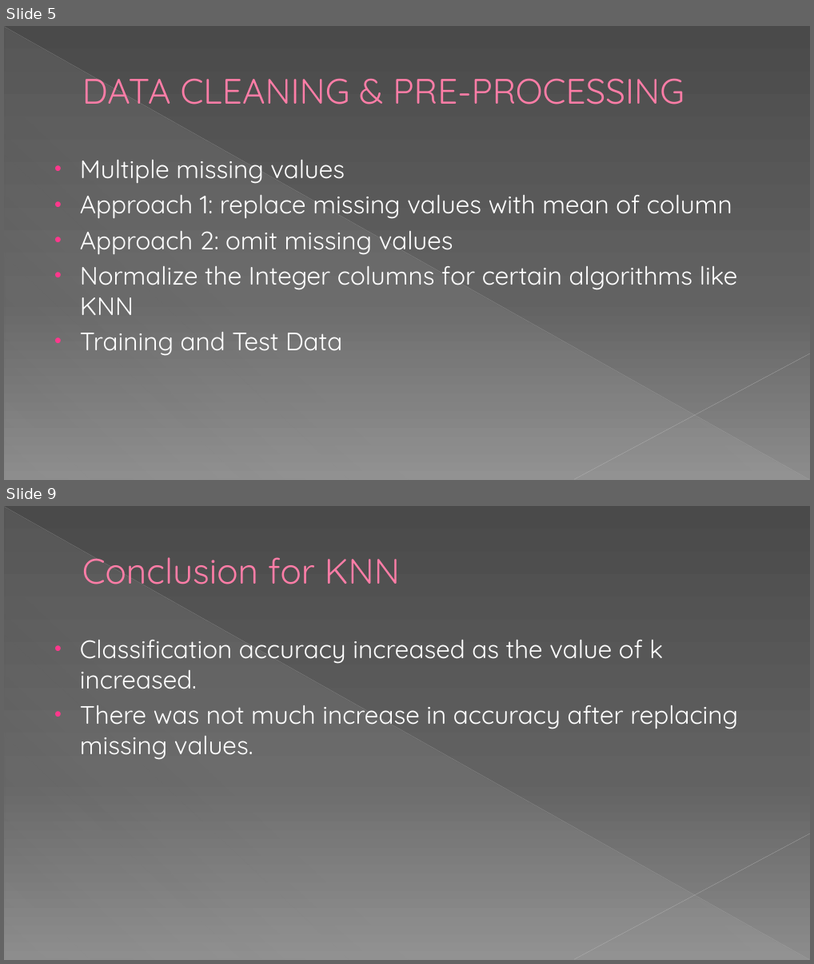
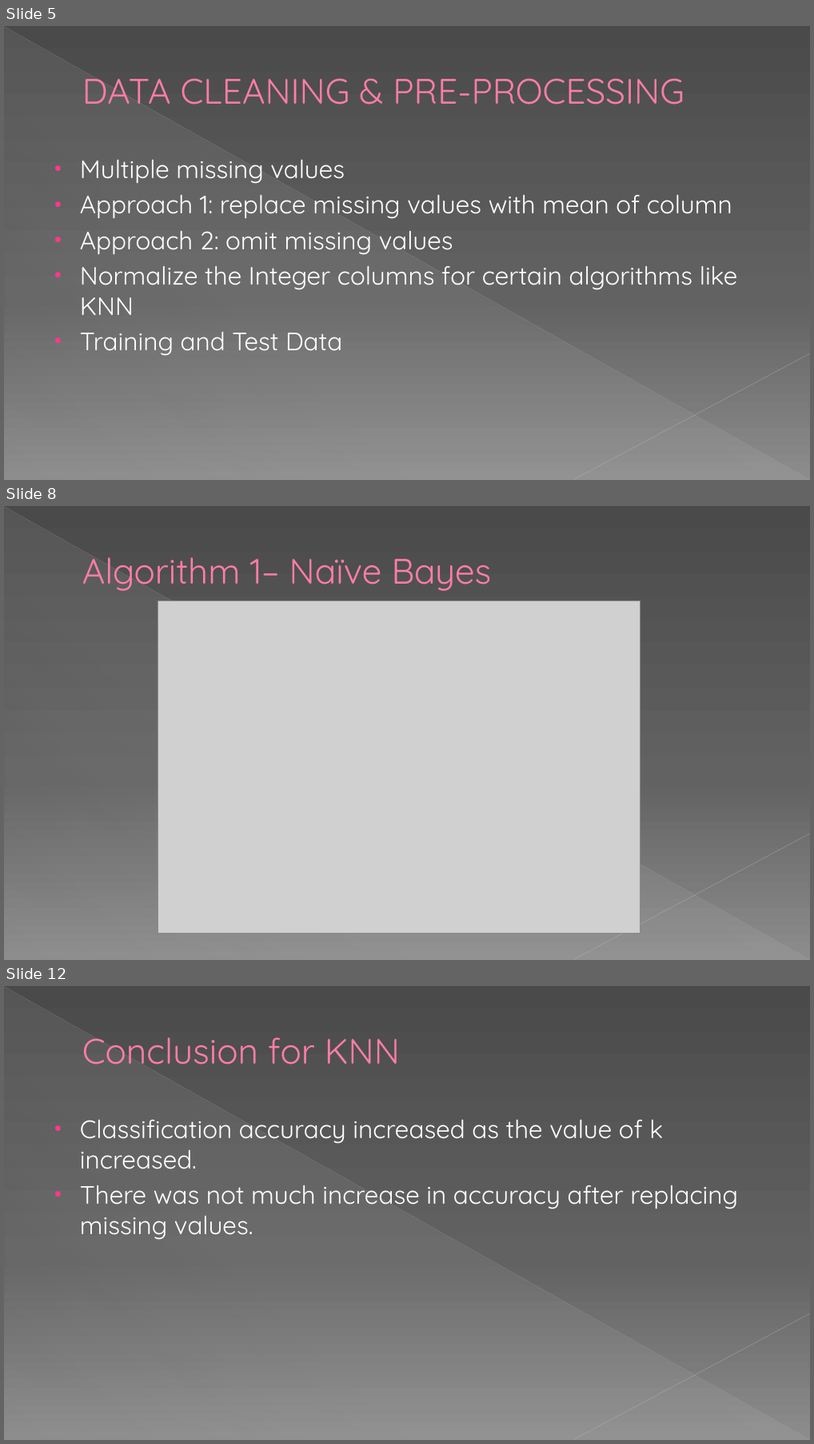
Before and after one commit to dhavalaM/CS513-Project, a slide deck: Presentation_YPS.pptx. Shown one above the other, each under a label of ours: slides 5 and 9 before the commit, slides 5, 8 and 12 after it; the slides between them are not shown. The pictures are 814x964 and 814x1444 pixels, drawn with LibreOffice and Linux fonts; fonts in the diff are those of the drawing; grey boxes stand for pictures. Boxes give left, top, right and bottom in pixels: in the first picture for what was removed or moved away, otherwise in the second. Text is boxed around its words. In the diff, an @@ line names an element or a change of style, - is before the commit and + after.

```diff
--- a/Presentation_YPS.pptx
+++ b/Presentation_YPS.pptx
@@ slide 8 added at [4, 506, 810, 960], background gradient #4A4A4A to #626262 to #8C8C8C; not listed: 3 template elements that a slide beside it also shows @@
@@ title added at [82, 557, 492, 591], 42 pt, text #FF7DA7 @@
+Algorithm 1– Naïve Bayes
@@ picture added at [158, 600, 641, 933] @@
@@ what was slide 9 is now slide 12 @@
```
Also in this commit, not shown: 5 slides changed.
